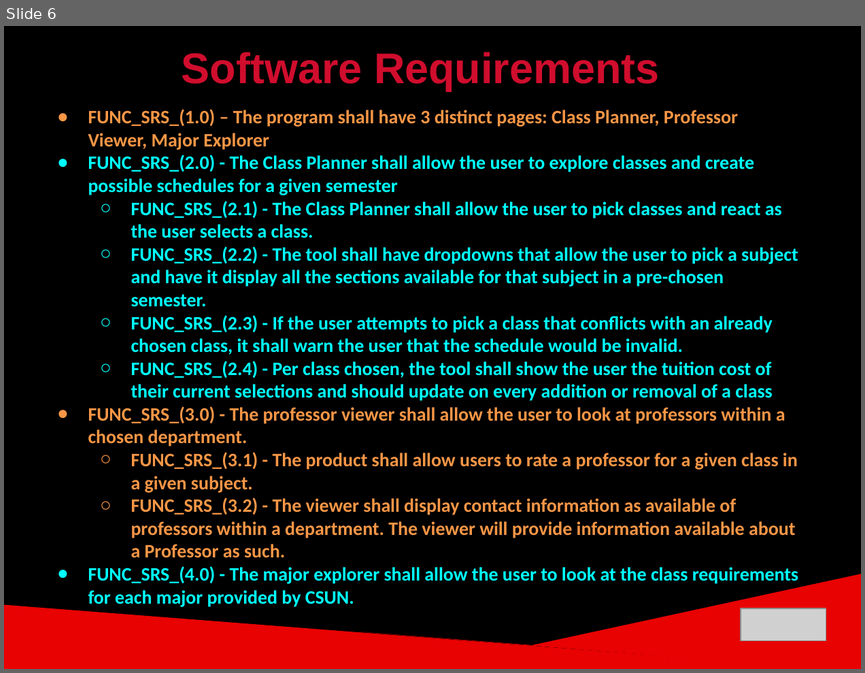
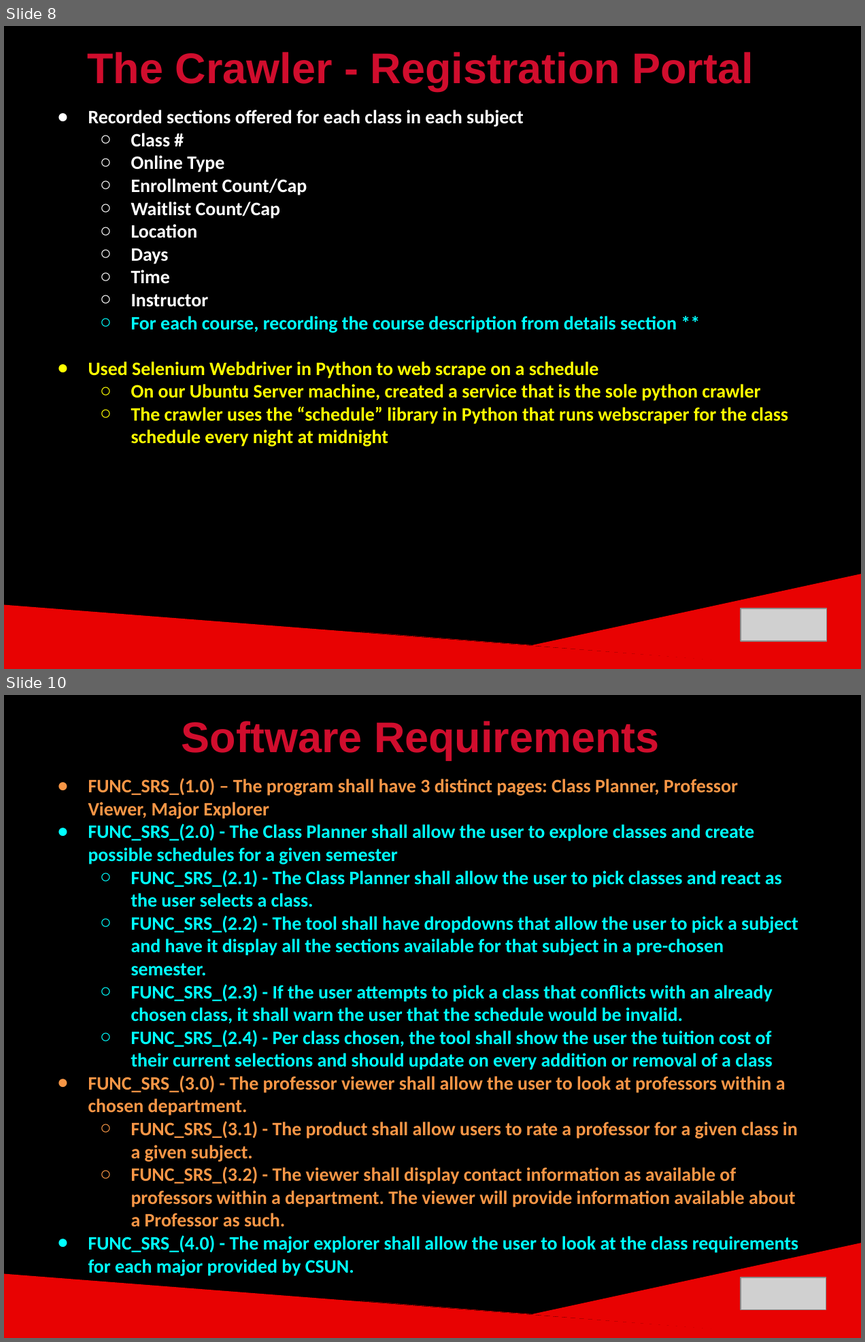
Before and after one commit to ckjarmon/CSUN-Dashboard, a slide deck: documentation/White Volley Girls - Final Project Presentation (Season 2).pptx. Shown one above the other, each under a label of ours: slide 6 before the commit, slides 8 and 10 after it; the slides between them are not shown. The pictures are 865x673 and 865x1342 pixels, drawn with LibreOffice and Linux fonts; fonts in the diff are those of the drawing; grey boxes stand for pictures. Boxes give left, top, right and bottom in pixels: in the first picture for what was removed or moved away, otherwise in the second. Text is boxed around its words. In the diff, an @@ line names an element or a change of style, - is before the commit and + after.

```diff
--- a/documentation/White Volley Girls - Final Project Presentation (Season 2).pptx
+++ b/documentation/White Volley Girls - Final Project Presentation (Season 2).pptx
@@ slide 8 added at [4, 26, 861, 669], background #000000; not listed: 2 template elements that a slide beside it also shows @@
@@ text added at [87, 52, 753, 91], 36 pt, text #D00D2D, bold @@
+The Crawler - Registration Portal
@@ text added at [88, 110, 789, 446], 16 pt, text #FFFF00, bold @@
+● Recorded sections offered for each class in each subject
+  ○ Class #
+  ○ Online Type
+  ○ Enrollment Count/Cap
+  ○ Waitlist Count/Cap
+  ○ Location
+  ○ Days
+  ○ Time
+  ○ Instructor
+  ○ For each course, recording the course description from details section **
+● Used Selenium Webdriver in Python to web scrape on a schedule
+  ○ On our Ubuntu Server machine, created a service that is the sole python crawler
+  ○ The crawler uses the “schedule” library in Python that runs webscraper for the class schedule every night at midnight
@@ picture added at [740, 608, 827, 640] @@
@@ what was slide 6 is now slide 10 @@
```
Also in this commit, not shown: 5 slides changed, 7 other slides added, 3 slides removed.
